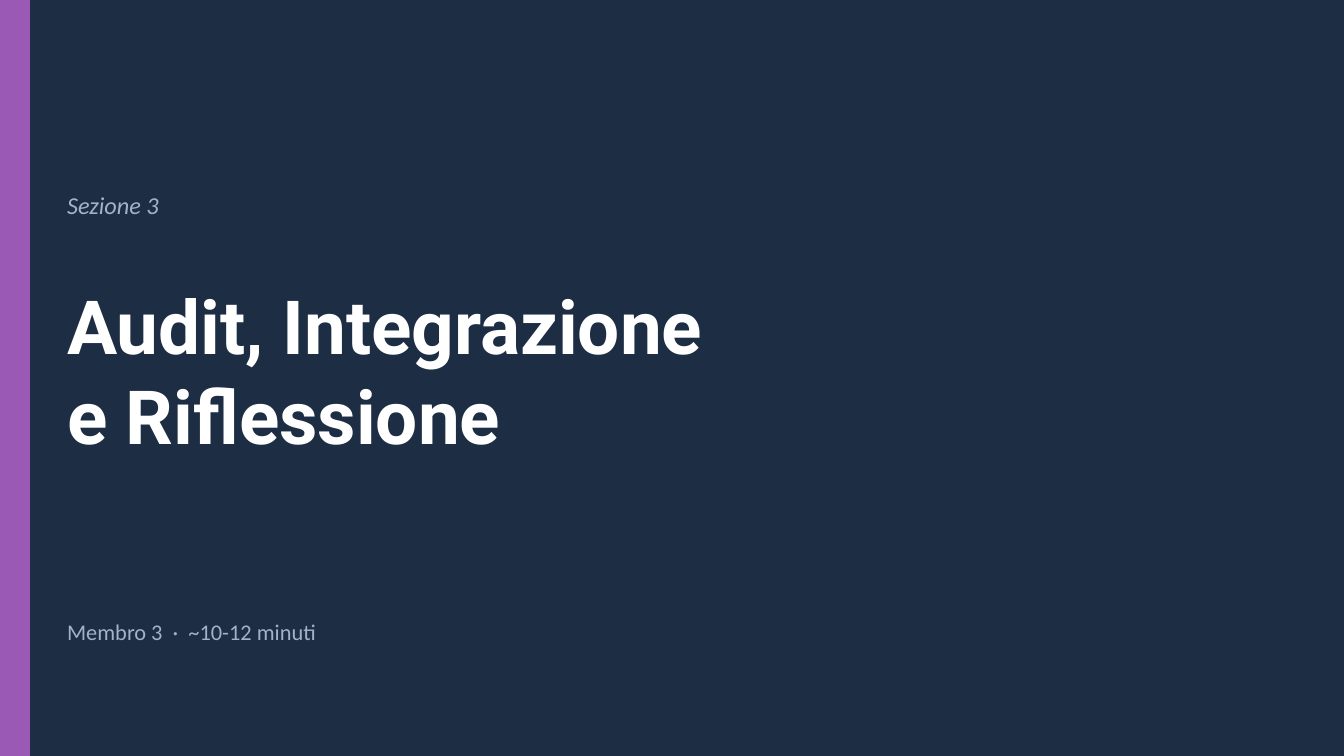
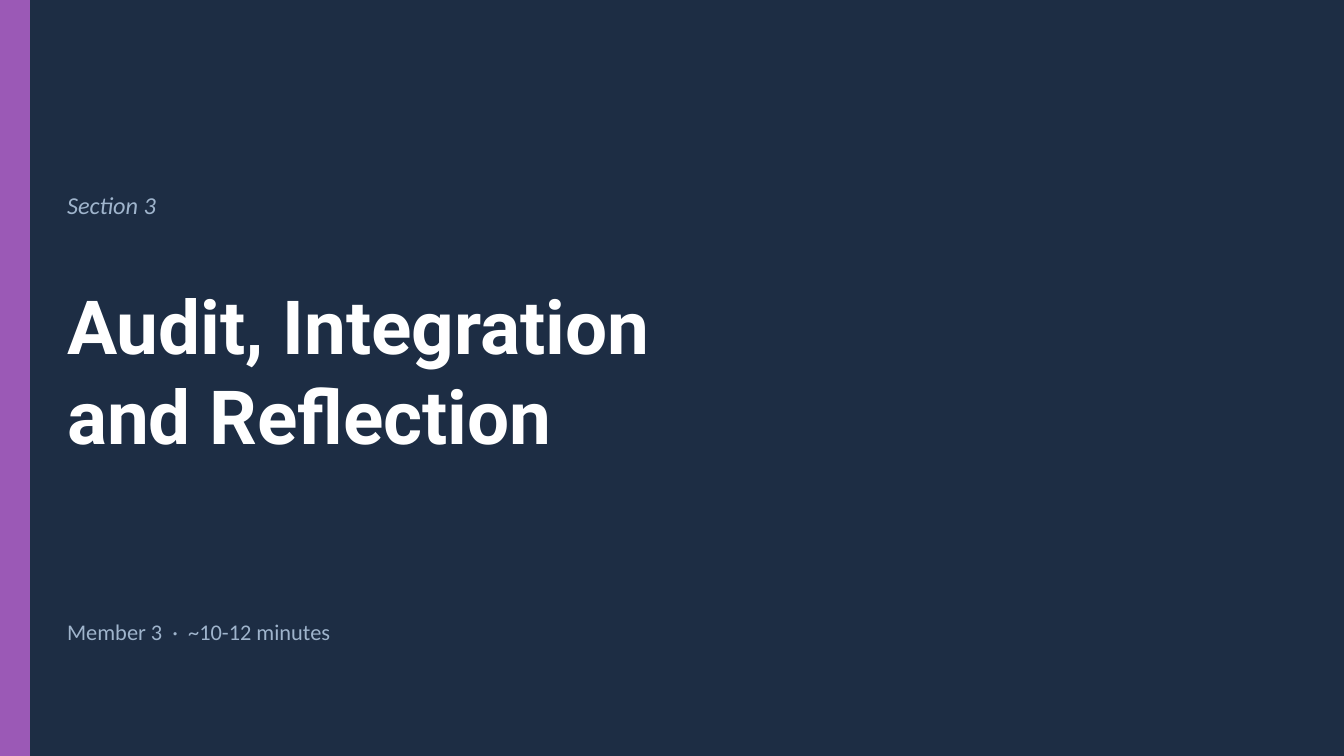
Before and after one commit to ediscota/SOSE-Homework, a slide deck: slide 16 of slides/SoSE-Employment-DaaS-EaaS.pptx. Drawn at 1344x756 pixels with LibreOffice and Linux fonts; fonts in the diff are those of the drawing. Boxes give left, top, right and bottom in pixels: in the first picture for what was removed or moved away, otherwise in the second. Text is boxed around its words. In the diff, an @@ line names an element or a change of style, - is before the commit and + after.

```diff
--- a/slides/SoSE-Employment-DaaS-EaaS.pptx
+++ b/slides/SoSE-Employment-DaaS-EaaS.pptx
@@ text at box(67, 197, 156, 214): text changed @@
-Sezione 3
+Section 3
@@ text at box(67, 298, 649, 445): text changed @@
-Audit, Integrazione
-e Riflessione
+Audit, Integration
+and Reflection
@@ text at box(67, 624, 330, 640): text changed @@
-Membro 3 · ~10-12 minuti
+Member 3 · ~10-12 minutes
```
Also in this commit, not shown: 19 other slides changed, 2 slides added, 2 slides removed, 2 other files.
